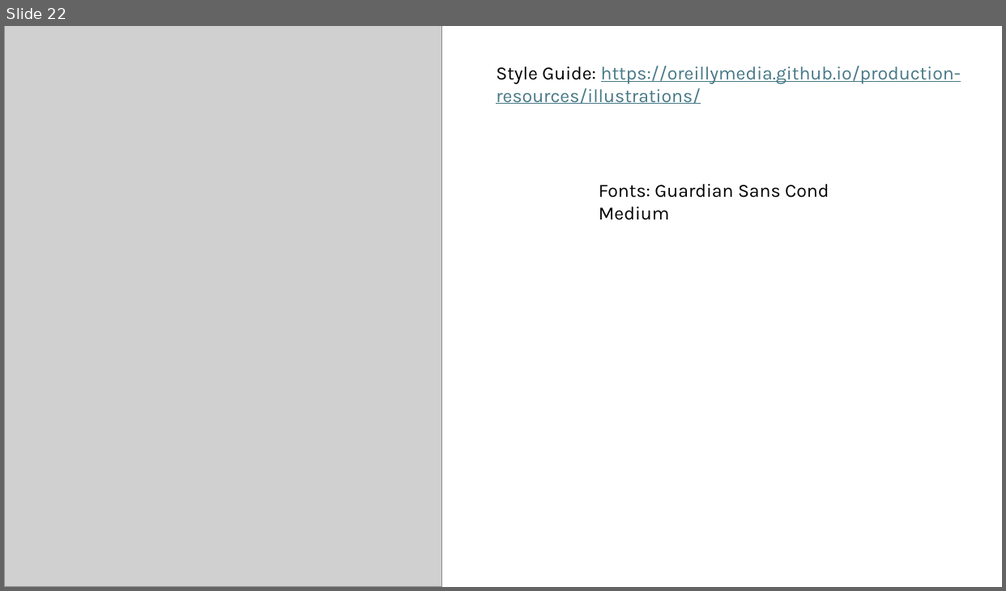
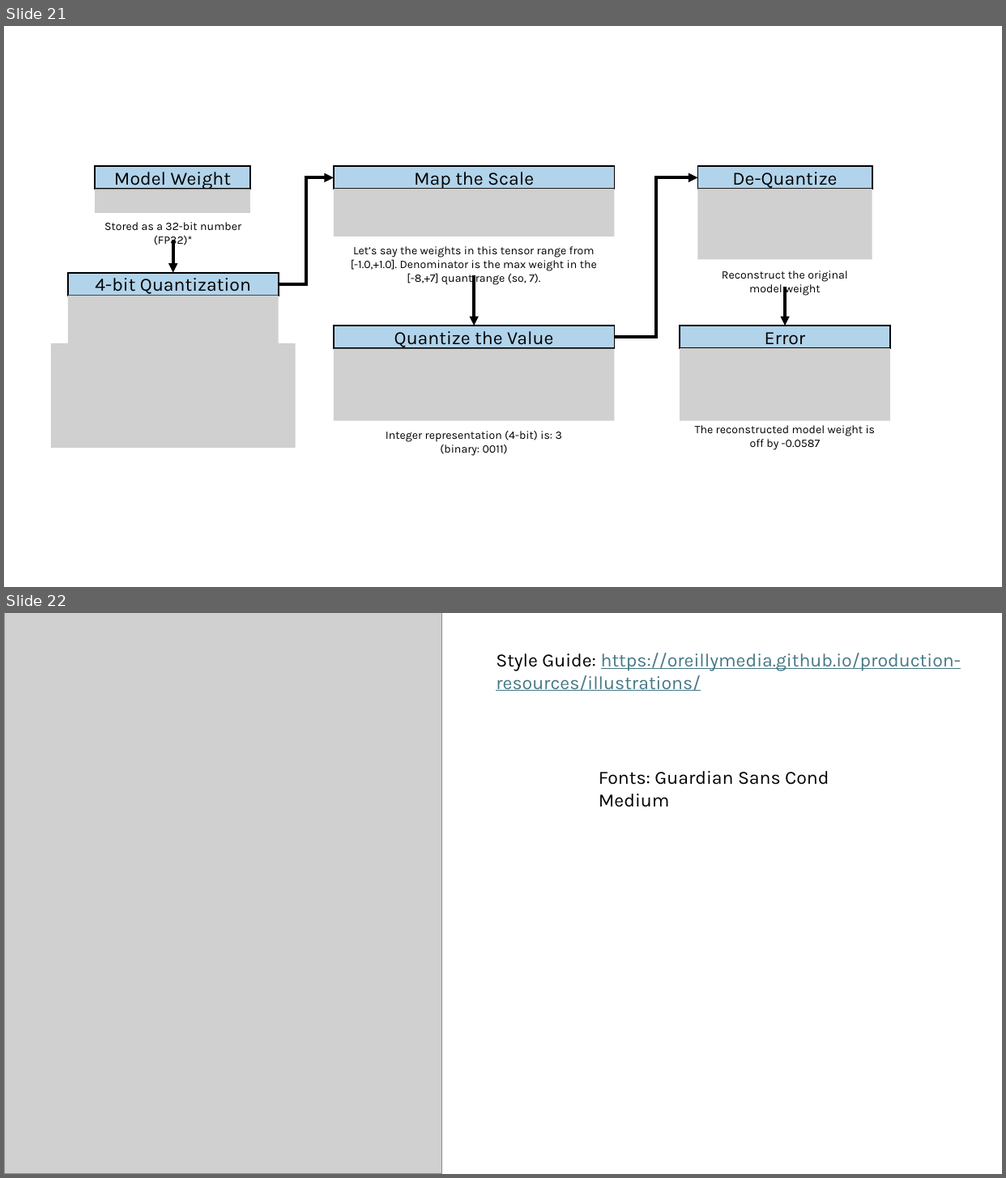
Before and after one commit to colbyford/foundry-book, a slide deck: figures/figures.pptx. Shown one above the other, each under a label of ours: slide 22 before the commit, slides 21 and 22 after it. The pictures are 1006x591 and 1006x1178 pixels, drawn with LibreOffice and Linux fonts; fonts in the diff are those of the drawing; grey boxes stand for pictures. Boxes give left, top, right and bottom in pixels: in the first picture for what was removed or moved away, otherwise in the second. Text is boxed around its words. In the diff, an @@ line names an element or a change of style, - is before the commit and + after.

```diff
--- a/figures/figures.pptx
+++ b/figures/figures.pptx
@@ slide 21 added at <box>4,26,1002,587</box>, background #FFFFFF @@
@@ group added at <box>51,167,890,456</box>: 7 pictures, 6 rectangles, 5 texts, 3 arrows, 2 elbow arrows @@
+Model Weight
+Stored as a 32-bit number (FP32)*
+4-bit Quantization
+Map the Scale
+Let’s say the weights in this tensor range from [-1.0,+1.0]. Denominator is the max weight in the [-8,+7] quant range (so, 7).
+Quantize the Value
+Integer representation (4-bit) is: 3
+(binary: 0011)
+De-Quantize
+Reconstruct the original model weight
+Error
+The reconstructed model weight is
+off by -0.0587
```
Also in this commit, not shown: 2 other slides added, 3 slides removed.
